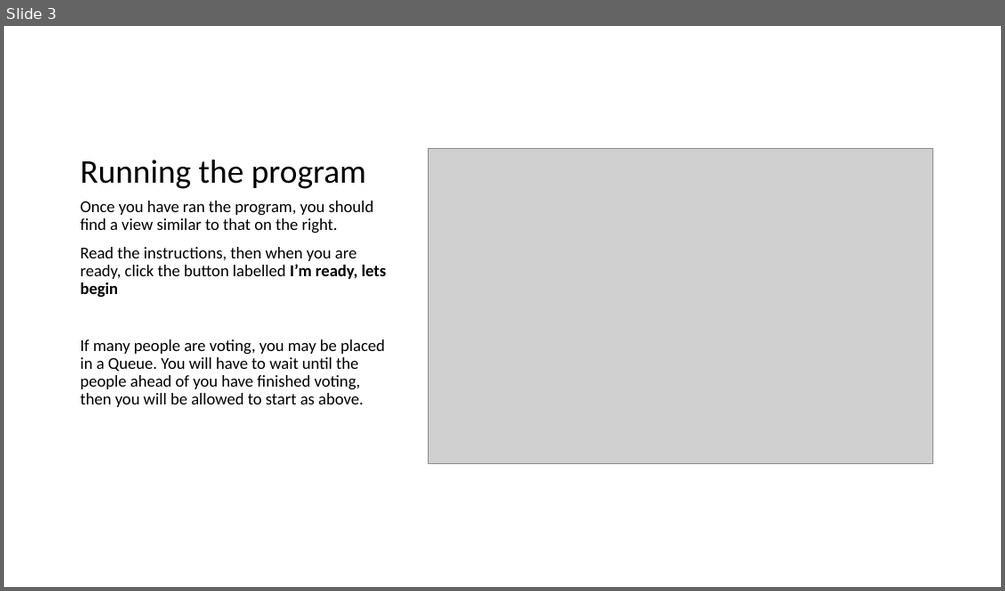
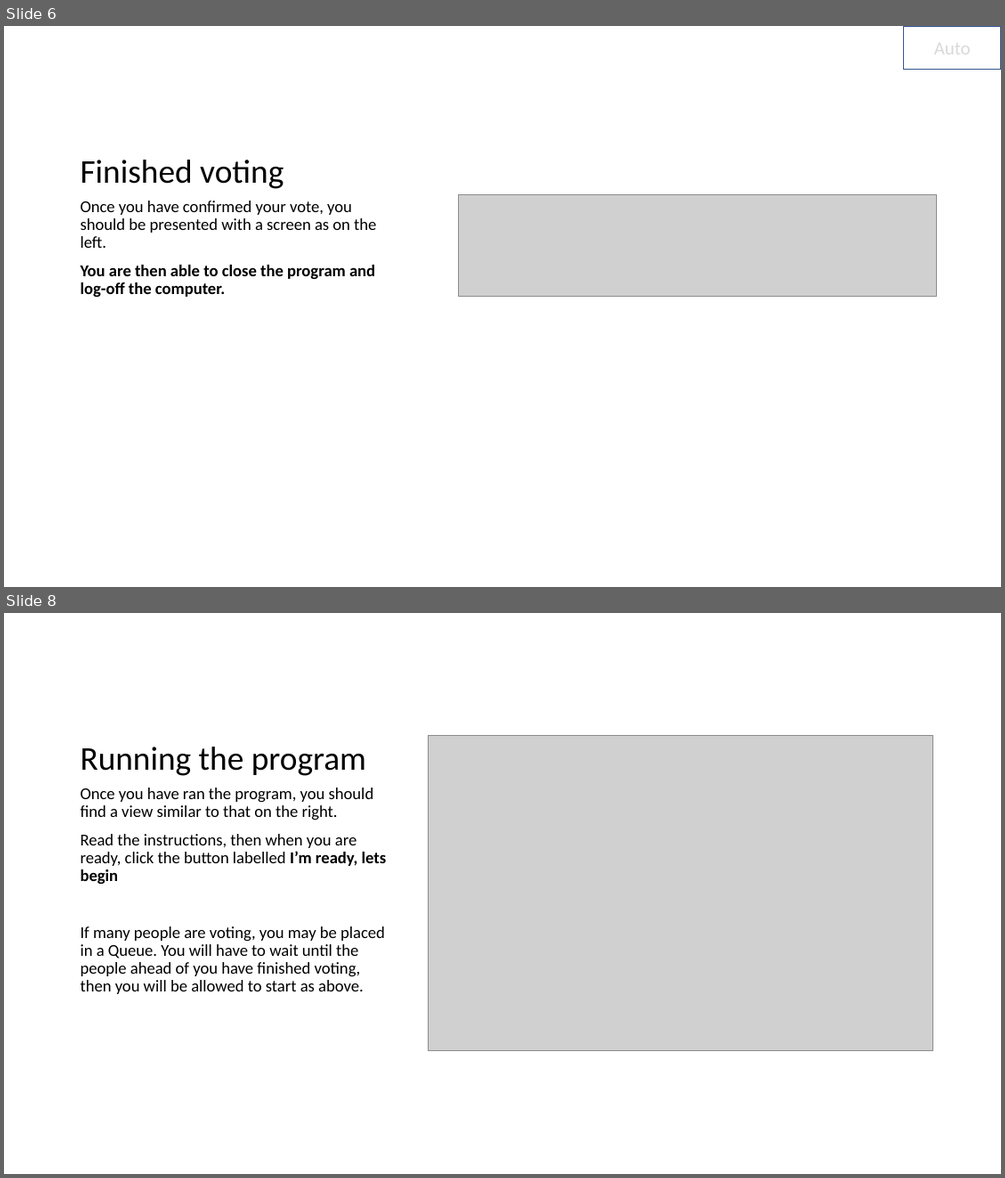
Before and after one commit to TheGrandCoding/awardsserver, a slide deck: TestPPT.pptx. Shown one above the other, each under a label of ours: slide 3 before the commit, slides 6 and 8 after it; the slides between them are not shown. The pictures are 1005x591 and 1005x1178 pixels, drawn with LibreOffice and Linux fonts; fonts in the diff are those of the drawing; grey boxes stand for pictures. Boxes give left, top, right and bottom in pixels: in the first picture for what was removed or moved away, otherwise in the second. Text is boxed around its words. In the diff, an @@ line names an element or a change of style, - is before the commit and + after.

Commit message:
Swap hypens for colons
Close #56
Also, updated powerpoint to have both a manual and automatic way to advance to next slide.

```diff
--- a/TestPPT.pptx
+++ b/TestPPT.pptx
@@ slide 6 added at [4, 26, 1001, 587], background #FFFFFF @@
@@ rectangle added at [904, 26, 1001, 70], outline #325491 1 pt, 18 pt, text #D9D9D9 @@
+Auto
@@ title added at [81, 160, 283, 189], 32 pt, text #000000 @@
+Finished voting
@@ text added at [81, 200, 376, 297], 16 pt, text #000000 @@
+Once you have confirmed your vote, you should be presented with a screen as on the left.
+You are then able to close the program and log-off the computer.
@@ picture added at [458, 194, 937, 296] @@
@@ what was slide 3 is now slide 8 @@
```
Also in this commit, not shown: 2 slides changed, 4 other slides added, 1 other file.
